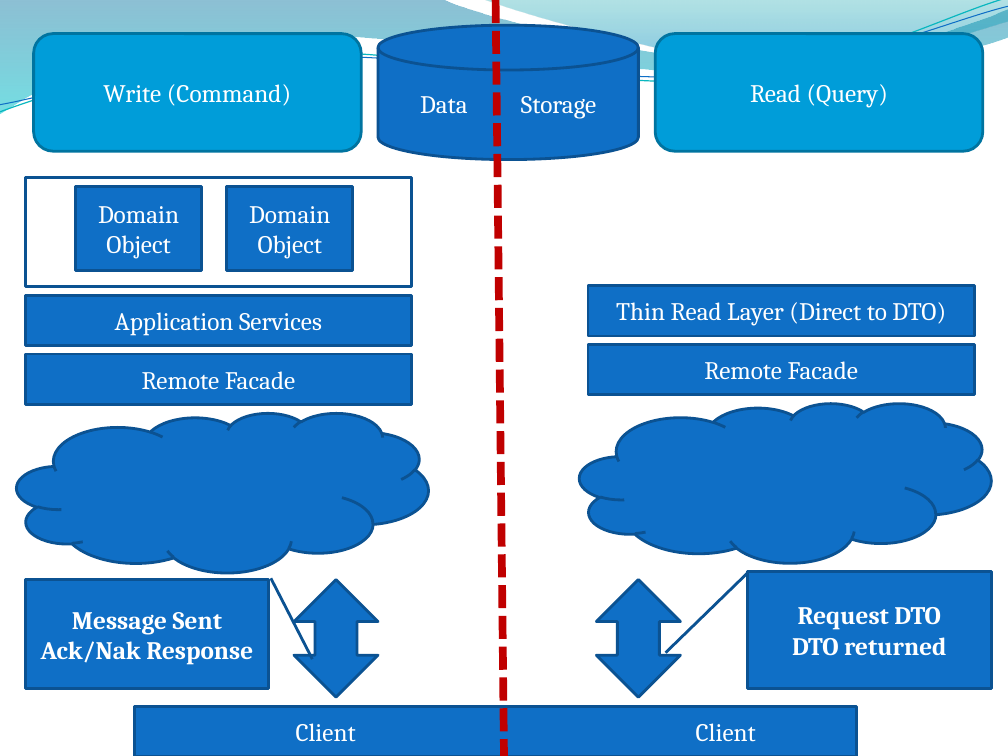
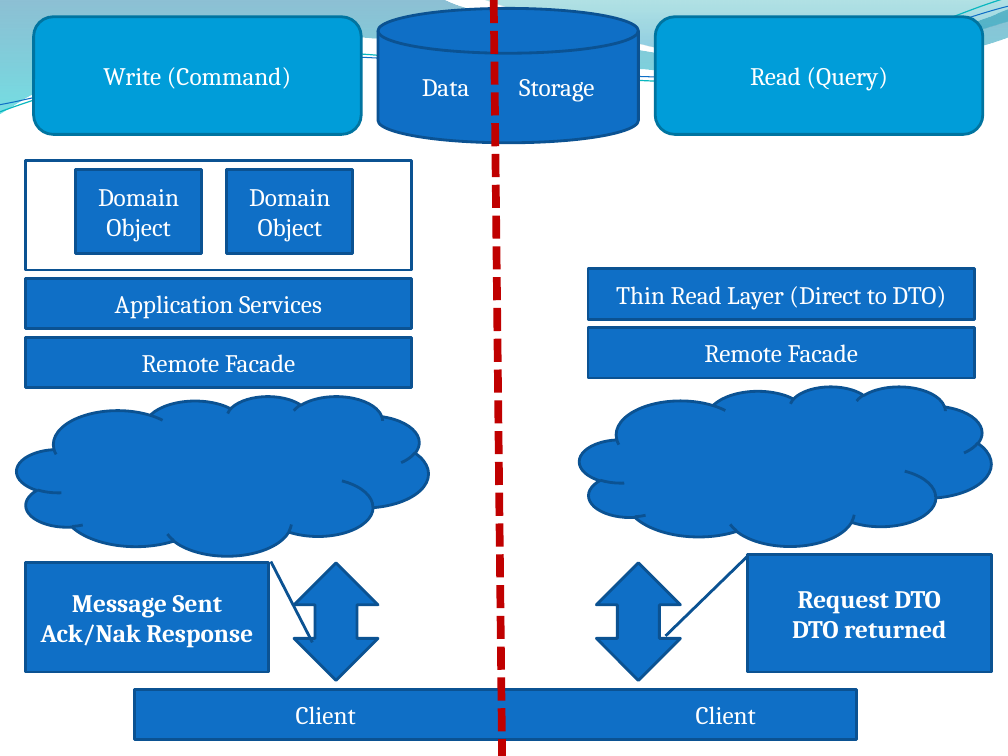
Before and after one commit to ketiko/CQRS.Presentation, a slide deck: slide 6 of Presentation/CQRS.pptx (slide 18 before the commit). Drawn at 1008x756 pixels with LibreOffice and Linux fonts; fonts in the diff are those of the drawing; background and template pictures are left out. Boxes give left, top, right and bottom in pixels: in the first picture for what was removed or moved away, otherwise in the second. Text is boxed around its words. In the diff, an @@ line names an element or a change of style, - is before the commit and + after.

```diff
--- a/Presentation/CQRS.pptx
+++ b/Presentation/CQRS.pptx
@@ 7 rectangles, 2 rounded rectangles, 2 clouds, 1 cylinder: place and size @@
-7 rectangles, 2 rounded rectangles, 2 clouds, 1 cylinder at bbox=[17, 25, 991, 573]
+7 rectangles, 2 rounded rectangles, 2 clouds, 1 cylinder at bbox=[17, 8, 991, 555]
@@ 2 border callouts, 2 up down arrows, 1 rectangle: place and size @@
-2 border callouts, 2 up down arrows, 1 rectangle at bbox=[25, 572, 992, 756]
+2 border callouts, 2 up down arrows, 1 rectangle at bbox=[25, 554, 992, 739]
```
Also in this commit, not shown: 6 other slides changed, 8 slides added, 28 slides removed.
